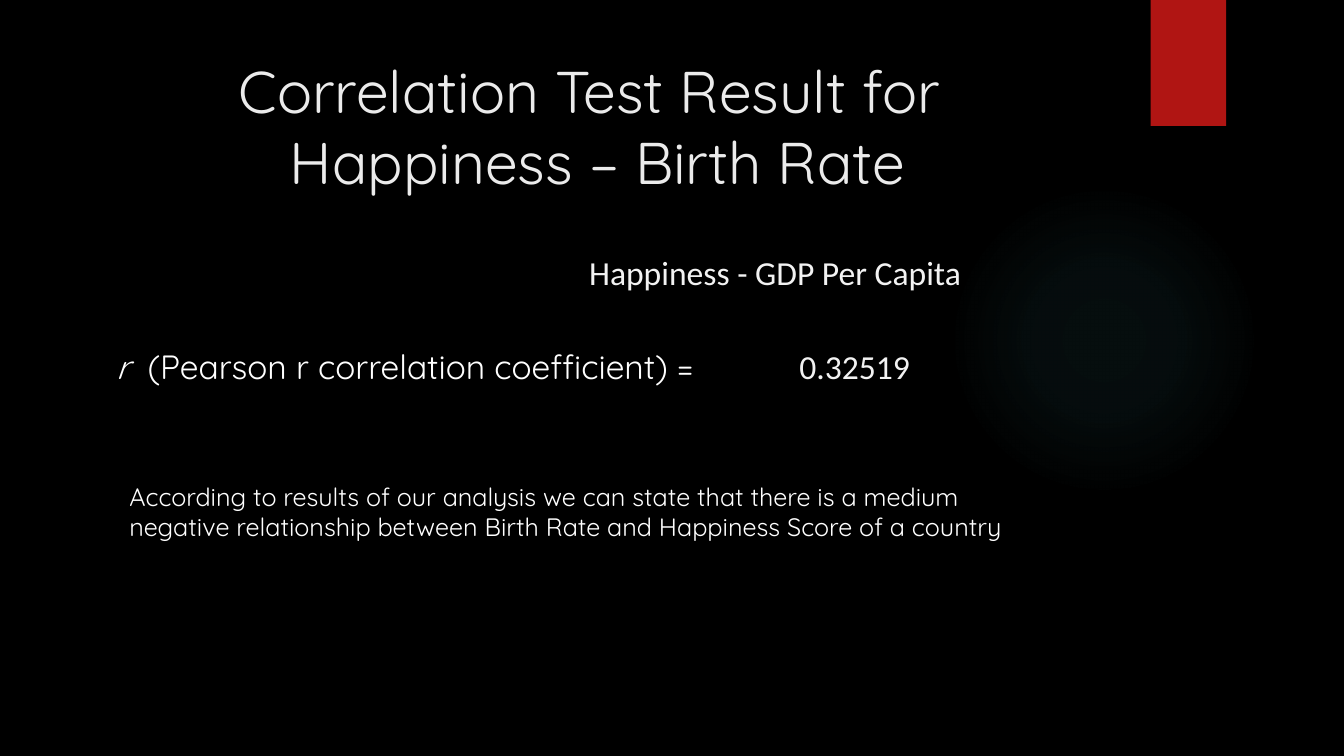
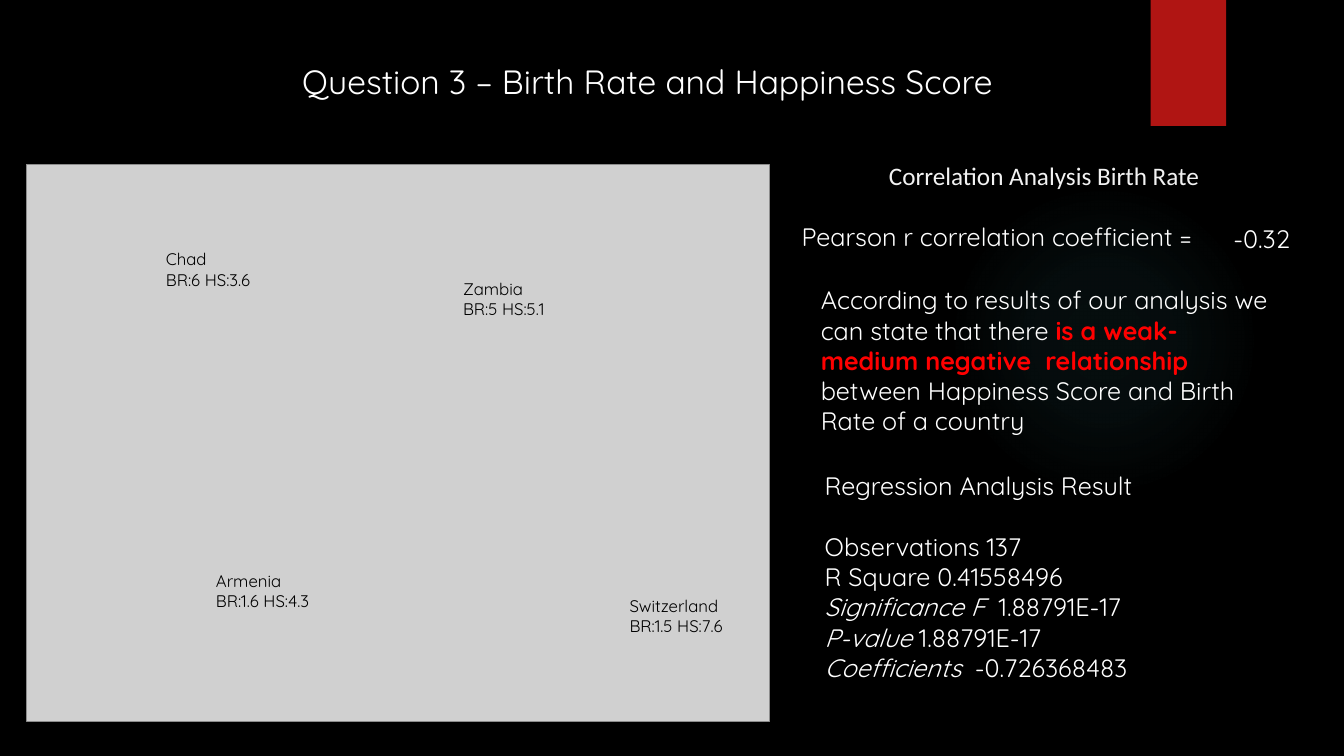
Before and after one commit to sinancengiz/World_Happiness, a slide deck: slide 8 of Project_1_Team_7_Presentation.pptx (slide 12 before the commit). Drawn at 1344x756 pixels with LibreOffice and Linux fonts; fonts in the diff are those of the drawing; grey boxes stand for pictures; background and template pictures are left out. Boxes give left, top, right and bottom in pixels: in the first picture for what was removed or moved away, otherwise in the second. Text is boxed around its words. In the diff, an @@ line names an element or a change of style, - is before the commit and + after.

Commit message:
regresion anlysis and correlation analysis combines in 1 slayt

```diff
--- a/Project_1_Team_7_Presentation.pptx
+++ b/Project_1_Team_7_Presentation.pptx
@@ title removed at [239,69,940,196] @@
-Correlation Test Result for
-Happiness – Birth Rate
@@ text added at [302,69,992,101], 24 pt, text #FFFFFF @@
+Question 3 – Birth Rate and Happiness Score
@@ picture added at [27,165,770,723] @@
@@ text added at [889,167,1199,189], 18 pt, text #F2F2F2 @@
+Correlation Analysis Birth Rate
@@ text at [802,227,1173,247]: text changed; size 24 to 18 pt @@
-r (Pearson r correlation coefficient) =
+Pearson r correlation coefficient =
@@ text added at [1233,230,1290,249], 18 pt, text #FFFFFF @@
+-0.32
@@ text added at [166,252,250,286], 12 pt, text #000000 @@
+Chad
+BR:6 HS:3.6
@@ text removed at [589,262,961,291] @@
-Happiness - GDP Per Capita
@@ text added at [463,282,544,315], 12 pt, text #000000 @@
+Zambia
+BR:5 HS:5.1
@@ text at [821,290,1268,435]: text changed @@
-According to results of our analysis we can state that there is a medium negative relationship between Birth Rate and Happiness Score of a country
+According to results of our analysis we can state that there is a weak-medium negative relationship between Happiness Score and Birth Rate of a country
@@ text removed at [799,357,910,380] @@
--0.32519
@@ text added at [825,476,1132,678], 18 pt, text #FFFFFF @@
+Regression Analysis Result
+Observations 137
+R Square 0.41558496
+Significance F 1.88791E-17
+P-value 1.88791E-17
+Coefficients -0.726368483
@@ text added at [216,575,309,607], 12 pt, text #000000 @@
+Armenia
+BR:1.6 HS:4.3
@@ text added at [630,599,722,632], 12 pt, text #000000 @@
+Switzerland
+BR:1.5 HS:7.6
```
Also in this commit, not shown: 3 other slides changed, 8 slides removed, 1 other file.
